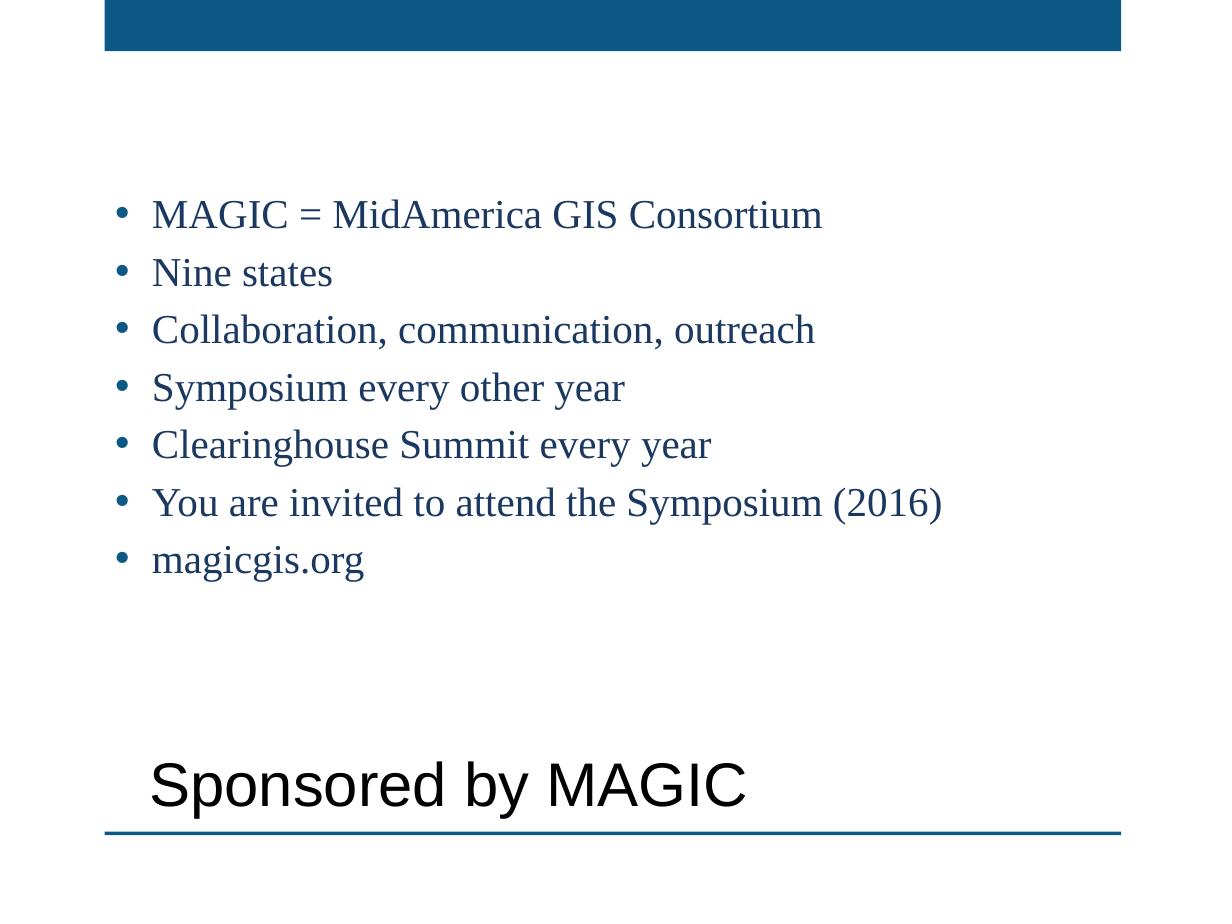
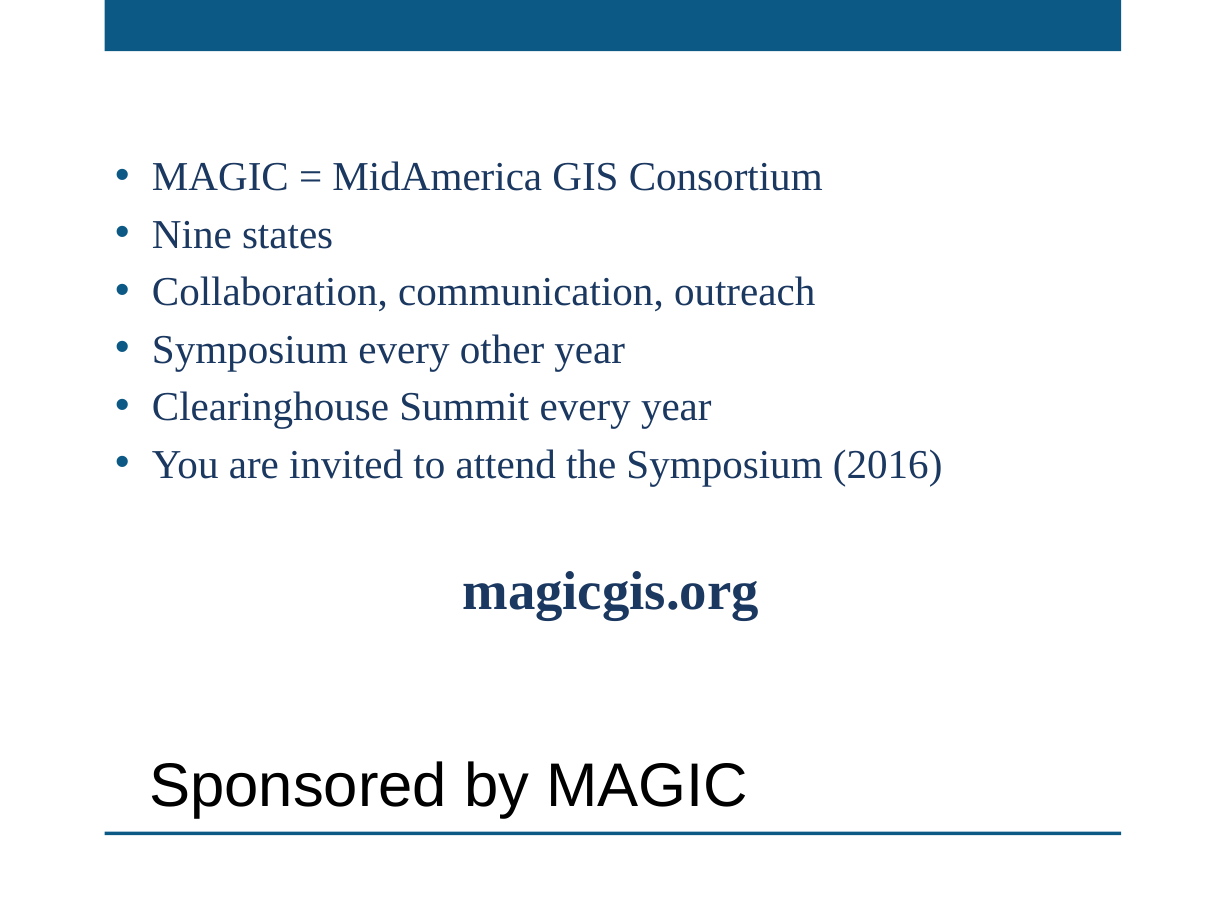
Before and after one commit to kansasgis/GithubWebinar_2015, a slide deck: slide 2 of MAGIC_GitHub_Webinar.pptx. Drawn at 1232x924 pixels with LibreOffice and Linux fonts; fonts in the diff are those of the drawing; background and template pictures are left out. Boxes give left, top, right and bottom in pixels: in the first picture for what was removed or moved away, otherwise in the second. Text is boxed around its words. In the diff, an @@ line names an element or a change of style, - is before the commit and + after.

```diff
--- a/MAGIC_GitHub_Webinar.pptx
+++ b/MAGIC_GitHub_Webinar.pptx
@@ text at bbox=[462, 571, 758, 620]: size 24 to 32 pt, bold on in "magicgis.org"; alignment left to centre; bullet • to none; more space between paragraphs @@
```
Also in this commit, not shown: 1 other slide changed, 2 slides added, 1 slide removed.
